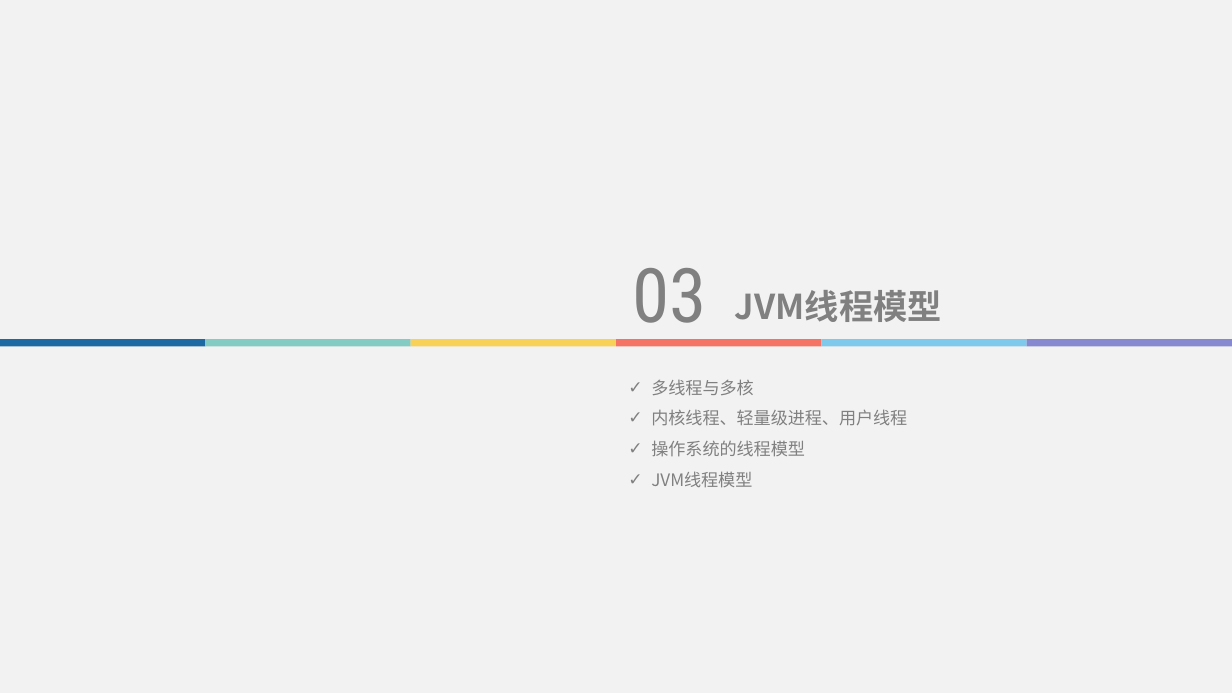
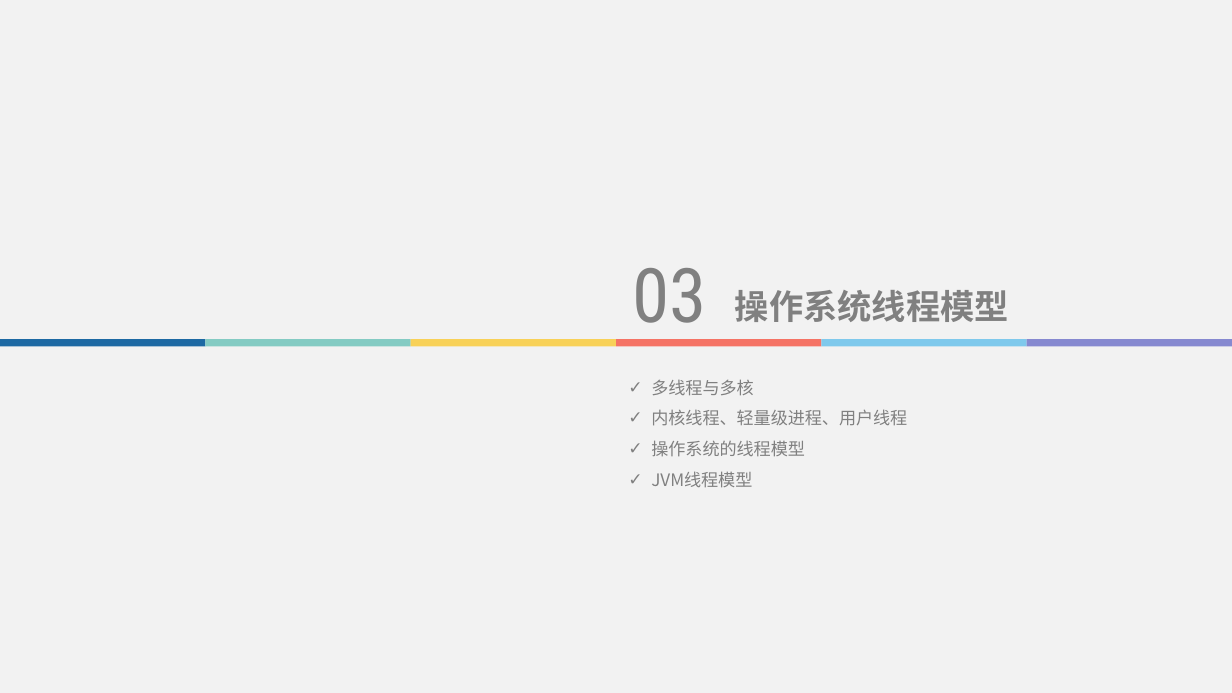
Before and after one commit to lvjiuluan/idea-projects, a slide deck: slide 15 of presentation/JVM内存模型/JVM内存模型.pptx. Drawn at 1232x693 pixels with LibreOffice and Linux fonts; fonts in the diff are those of the drawing. Boxes give left, top, right and bottom in pixels: in the first picture for what was removed or moved away, otherwise in the second. Text is boxed around its words. In the diff, an @@ line names an element or a change of style, - is before the commit and + after.

```diff
--- a/presentation/JVM内存模型/JVM内存模型.pptx
+++ b/presentation/JVM内存模型/JVM内存模型.pptx
@@ text at [735, 290, 1009, 322]: text changed @@
-JVM线程模型
+操作系统线程模型
```
Also in this commit, not shown: 4 other slides changed, 1 other file.
